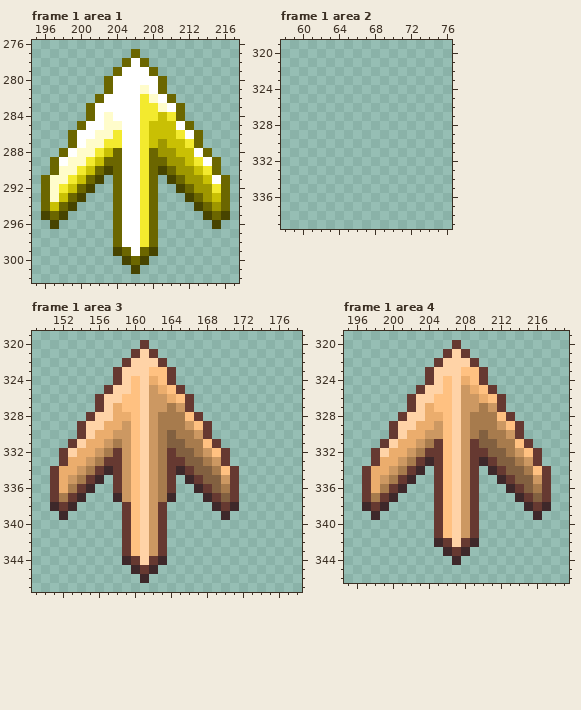
A pixel-art file gets an edit: art/UI design/UI3.aseprite. Above is the file before it was changed.
640x480 pixels, 15 frames. Colours within 5 levels of each other are drawn and written as one. Shown: frame 1 area 1: x 195..217, y 276..302; frame 1 area 2: x 58..76, y 319..339; frame 1 area 3: x 149..178, y 319..347; frame 1 area 4: x 195..219, y 319..346. The commit also changed other frames or places, which this record leaves out.
After the commit:
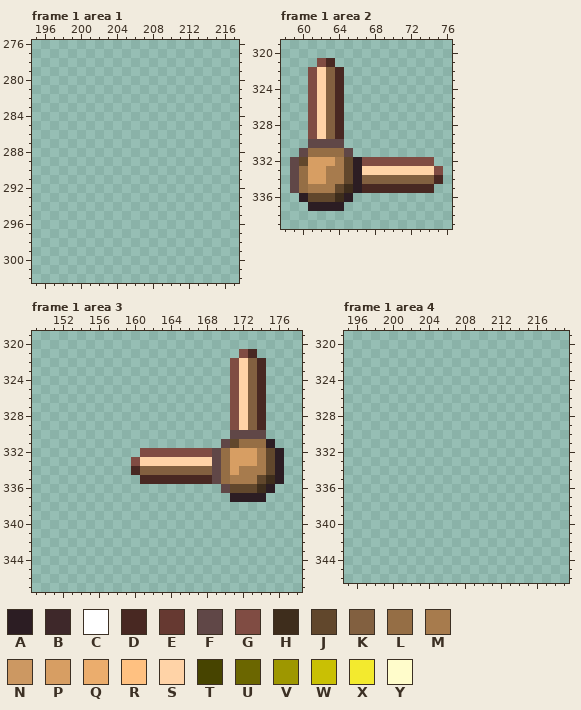
Palette (. is transparent): A #2c1d23  B #3e282a  C #ffffff  D #482822  E #663931  F #604747  G #804c43  H #3e2d1c  J #61472c  K #826040  L #956e45  M #a77b4d  N #cc9862  P #d79e63  Q #ebad6d  R #ffc181  S #ffd3a7  T #474400  U #6b6600  V #9e9700  W #c9c004  X #f3ea2e  Y #fffccb
Commit: flecha con marco
Edits made:
layer "info/flecha seleccionadora de carta/bord" added
layer "info/flecha seleccionadora de carta/fl2" now hidden
layer "info/flecha seleccionadora de carta/fl3" now hidden
layer "info/flecha seleccionadora de carta Copy" now hidden
Frame 1 area 1:
y 277: x 206 U -> .
y 278: x 205..207 UCU -> ...
y 279: x 204..208 UCCCU -> .....
y 280: x 203..209 UCCCCCU -> .......
y 281: x 203..209 UCCCYCU -> .......
y 282: x 202..210 UCCCCXYCU -> .........
y 283: x 201..211 UCCCCCXXYCU -> ...........
y 284: x 201..211 UCYCCCXXWXU -> ...........
y 285: x 200..212 UCCYYCCXWWWCU -> .............
y 286: x 199..213 UCCYYXCCXWWWXCU -> ...............
y 287: x 199..213 UCYYXXCCXWVWWXU -> ...............
y 288: x 198..214 UCYYXWUCCXUVVWWCU -> .................
y 289: x 197..215 UCYYXWUUCCXUUVVWXCU -> ...................
y 290: x 197..215 UYYXWUTUCCXUTUVVWXU -> ...................
y 291: x 196..202 UYYXWUT -> .......; x 204..208 UCCXU -> .....; x 210..216 TUVVWCU -> .......
y 292: x 196..201 UYXWUT -> ......; x 204..208 UCCXU -> .....; x 211..216 TUVVXU -> ......
y 293: x 196..200 UYWUT -> .....; x 204..208 UCCXU -> .....; x 212..216 TUVWU -> .....
y 294: x 196..199 UWUT -> ....; x 204..208 UCCXU -> .....; x 213..216 TUVU -> ....
y 295: x 196..198 TUT -> ...; x 204..208 UCCXU -> .....; x 214..216 TUT -> ...
y 296: x 197 T -> .; x 204..208 UCCXU -> .....; x 215 T -> .
y 297..298: x 204..208 UCCXU -> .....
y 299: x 204..208 TUCUT -> .....
y 300: x 205..207 TUT -> ...
y 301: x 206 T -> .
Frame 1 area 2, layer "info/flecha seleccionadora de carta/bord":
y 321: x 62..63 .. -> GD
y 322..329: x 61..64 .... -> GSKD
y 330: x 61..64 .... -> FFFF
y 331: x 60..65 ...... -> FLLLLF
y 332: x 59..74 ................ -> FJPPPMJAGGGGGGGG
y 333: x 59..75 ................. -> FLPPMMJASSSSSSSSG
y 334: x 59..75 ................. -> FLPPMMJAKKKKKKKKD
y 335: x 59..74 ................ -> FLMMMJHADDDDDDDD
y 336: x 60..65 ...... -> AJJJHA
y 337: x 61..64 .... -> AAAA
Frame 1 area 3:
y 320: x 161 E -> .
y 321: x 160..162 ESE -> ...; x 172..173 .. -> GD
y 322: x 159..163 ESSSE -> .....; x 171..174 .... -> GSKD
y 323: x 158..164 ESSSRRE -> .......; x 171..174 .... -> GSKD
y 324: x 158..164 ESRSQRE -> .......; x 171..174 .... -> GSKD
y 325: x 157..165 ESSRSNQRE -> .........; x 171..174 .... -> GSKD
y 326: x 156..166 ESSRRSNNQRE -> ...........; x 171..174 .... -> GSKD
y 327: x 156..166 ESQRRSNNMNE -> ...........; x 171..174 .... -> GSKD
y 328: x 155..167 ESSQQRSNMMMRE -> .............; x 171..174 .... -> GSKD
y 329: x 154..168 ESSQQNRSNMMMNRE -> ...............; x 171..174 .... -> GSKD
y 330: x 154..168 ESQQNNRSNMKMMNE -> ...............; x 171..174 .... -> FFFF
y 331: x 153..175 ESQQNMNRSNMKKMMRE...... -> .................FJLLLA
y 332: x 152..176 ESQQNMENRSNMEKKMNRE...... -> .........GGGGGGGGFLPPPMJA
y 333: x 152..160 EQQNMEENR -> ........G; x 162..176 NMEEKKMNE...... -> SSSSSSSFLPPPMJA
y 334: x 151..166 EQQNMEBENRSNMEBE -> .........DKKKKKK; x 169..176 MRE..... -> FLPMMMJA
y 335: x 151..156 EQNMEB -> ......; x 158..176 ENRSNME.BEKKNE..... -> ...DDDDDDDDFLMMMJHA
y 336: x 151..155 EQMEB -> .....; x 158..164 ENRSNME -> .......; x 167..175 BEKME.... -> ...FJJJHA
y 337: x 151..154 EMEB -> ....; x 158..164 BNRSNMB -> .......; x 168..174 BEKE... -> ...AAAA
y 338: x 151..153 BEB -> ...; x 159..163 ERSNE -> .....; x 169..171 BEB -> ...
y 339: x 152 B -> .; x 159..163 ERSNE -> .....; x 170 B -> .
y 340..343: x 159..163 ERSNE -> .....
y 344: x 159..163 BESEB -> .....
y 345: x 160..162 BEB -> ...
y 346: x 161 B -> .
Frame 1 area 4:
y 320: x 207 E -> .
y 321: x 206..208 ESE -> ...
y 322: x 205..209 ESSSE -> .....
y 323: x 204..210 ESSSRRE -> .......
y 324: x 204..210 ESRSQRE -> .......
y 325: x 203..211 ESSRSNQRE -> .........
y 326: x 202..212 ESSRRSNNQRE -> ...........
y 327: x 202..212 ESQRRSNNMNE -> ...........
y 328: x 201..213 ESSQQRSNMMMRE -> .............
y 329: x 200..214 ESSQQNRSNMMMNRE -> ...............
y 330: x 200..214 ESQQNNRSNMKMMNE -> ...............
y 331: x 199..215 ESQQNMERSNEKKMMRE -> .................
y 332: x 198..216 ESQQNMEERSNEEKKMNRE -> ...................
y 333: x 198..216 EQQNMEBERSNEBEKKMNE -> ...................
y 334: x 197..203 EQQNMEB -> .......; x 205..209 ERSNE -> .....; x 211..217 BEKKMRE -> .......
y 335: x 197..202 EQNMEB -> ......; x 205..209 ERSNE -> .....; x 212..217 BEKKNE -> ......
y 336: x 197..201 EQMEB -> .....; x 205..209 ERSNE -> .....; x 213..217 BEKME -> .....
y 337: x 197..200 EMEB -> ....; x 205..209 ERSNE -> .....; x 214..217 BEKE -> ....
y 338: x 197..199 BEB -> ...; x 205..209 ERSNE -> .....; x 215..217 BEB -> ...
y 339: x 198 B -> .; x 205..209 ERSNE -> .....; x 216 B -> .
y 340..341: x 205..209 ERSNE -> .....
y 342: x 205..209 BESEB -> .....
y 343: x 206..208 BEB -> ...
y 344: x 207 B -> .
Changed places in both pictures, as pixel boxes (x1, y1, x2, y2):
erased: (41, 49, 230, 274)
added: (290, 58, 443, 211)
changed: (50, 340, 284, 583)
erased: (362, 340, 551, 565)
